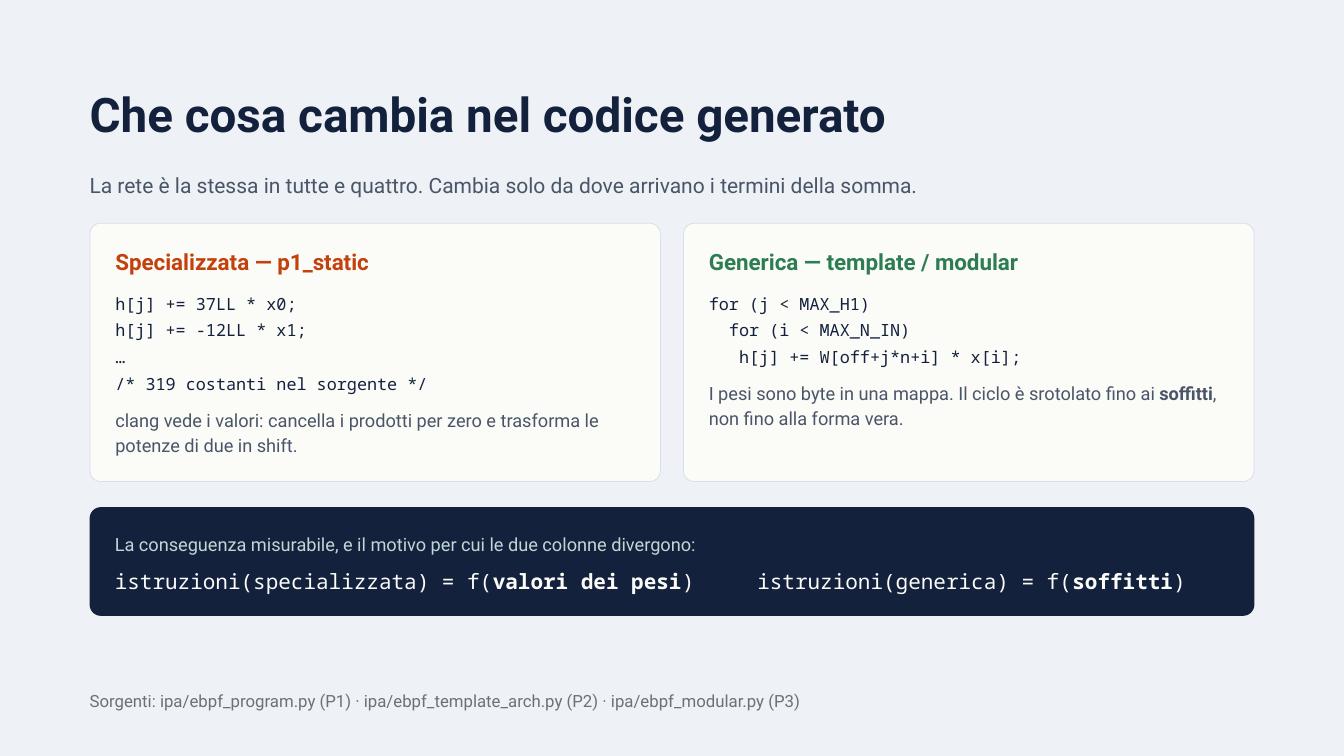
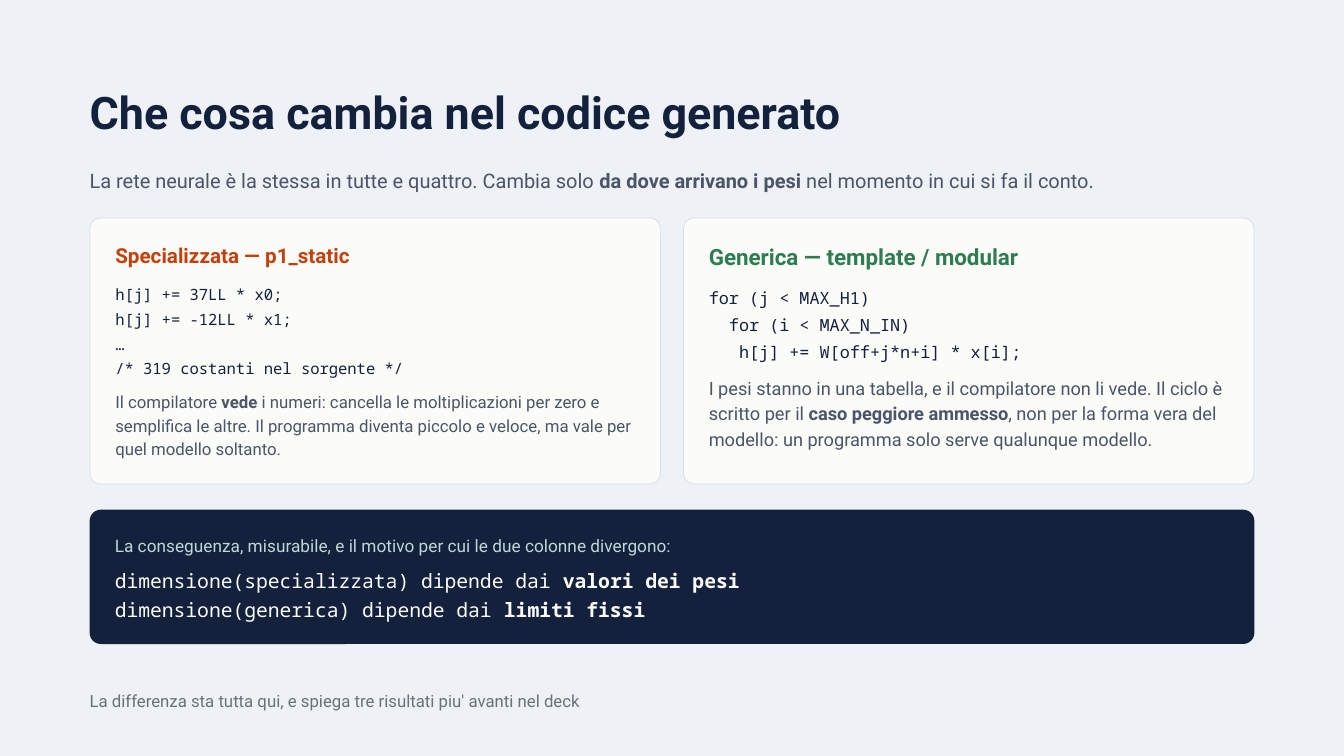
Before and after one commit to ettore-cantile/ipa_lab, a slide deck: slide 4 of docs/IPA eBPF — Implementazione e risultati.pptx. Drawn at 1344x756 pixels with LibreOffice and Linux fonts; fonts in the diff are those of the drawing. Boxes give left, top, right and bottom in pixels: in the first picture for what was removed or moved away, otherwise in the second. Text is boxed around its words. In the diff, an @@ line names an element or a change of style, - is before the commit and + after.

```diff
--- a/docs/IPA eBPF — Implementazione e risultati.pptx
+++ b/docs/IPA eBPF — Implementazione e risultati.pptx
@@ text "Che cosa cambia nel codice ..." at <box>90,95,841,139</box>: size 34 to 32 pt; line spacing 37.4pt to 35.2pt @@
@@ text at <box>90,173,1094,192</box>: text changed; size 15 to 14.3 pt @@
-La rete è la stessa in tutte e quattro. Cambia solo da dove arrivano i termini della somma.
+La rete neurale è la stessa in tutte e quattro. Cambia solo da dove arrivano i pesi nel momento in cui si fa il conto.
@@ rounded rectangle: place and size @@
-rounded rectangle at <box>90,223,660,481</box>
+rounded rectangle at <box>90,218,660,484</box>
@@ rounded rectangle: place and size @@
-rounded rectangle at <box>684,223,1254,481</box>
+rounded rectangle at <box>684,218,1254,484</box>
@@ text "Specializzata — p1_static" at <box>115,247,349,268</box>: size 16 to 14.8 pt; line spacing 19.2pt to 17.7pt @@
@@ text "Generica — template / modular": place and size @@
-text "Generica — template / modular" at <box>709,253,1018,275</box>
+text "Generica — template / modular" at <box>709,248,1018,270</box>
@@ text "h[j] += 37LL * x0;": place and size @@
-text "h[j] += 37LL * x0;" at <box>115,297,398,394</box>
+text "h[j] += 37LL * x0;" at <box>115,288,375,378</box>
@@ text "h[j] += 37LL * x0;" at <box>115,288,375,378</box>: size 12 to 11 pt; line spacing 19.2pt to 17.6pt @@
@@ text "for (j < MAX_H1)": place and size @@
-text "for (j < MAX_H1)" at <box>709,297,1021,367</box>
+text "for (j < MAX_H1)" at <box>709,291,1021,362</box>
@@ text at <box>709,381,1223,450</box>: text changed @@
-I pesi sono byte in una mappa. Il ciclo è srotolato fino ai soffitti, non fino alla forma vera.
+I pesi stanno in una tabella, e il compilatore non li vede. Il ciclo è scritto per il caso peggiore ammesso, non per la forma vera del modello: un programma solo serve qualunque modello.
@@ text at <box>115,395,631,459</box>: text changed; size 13 to 11.9 pt @@
-clang vede i valori: cancella i prodotti per zero e trasforma le potenze di due in shift.
+Il compilatore vede i numeri: cancella le moltiplicazioni per zero e semplifica le altre. Il programma diventa piccolo e veloce, ma vale per quel modello soltanto.
@@ proportions changed in 3 elements at <box>90,218,660,484</box>, <box>684,218,1254,484</box>, <box>90,510,1255,644</box> @@
@@ rounded rectangle: place and size @@
-rounded rectangle at <box>90,507,1255,616</box>
+rounded rectangle at <box>90,510,1255,644</box>
@@ text at <box>115,539,670,556</box>: text changed; size 13 to 12.3 pt @@
-La conseguenza misurabile, e il motivo per cui le due colonne divergono:
+La conseguenza, misurabile, e il motivo per cui le due colonne divergono:
@@ text at <box>115,572,739,622</box>: text changed; size 15 to 14.1 pt @@
-istruzioni(specializzata) = f(valori dei pesi) istruzioni(generica) = f(soffitti)
+dimensione(specializzata) dipende dai valori dei pesi
+dimensione(generica) dipende dai limiti fissi
@@ text removed at <box>90,694,800,711</box> @@
-Sorgenti: ipa/ebpf_program.py (P1) · ipa/ebpf_template_arch.py (P2) · ipa/ebpf_modular.py (P3)
@@ text added at <box>90,694,580,711</box>, 12 pt, text #6A7179 @@
+La differenza sta tutta qui, e spiega tre risultati piu' avanti nel deck
```
Also in this commit, not shown: 17 other slides changed, 8 slides added, 5 slides removed, 37 other files.
